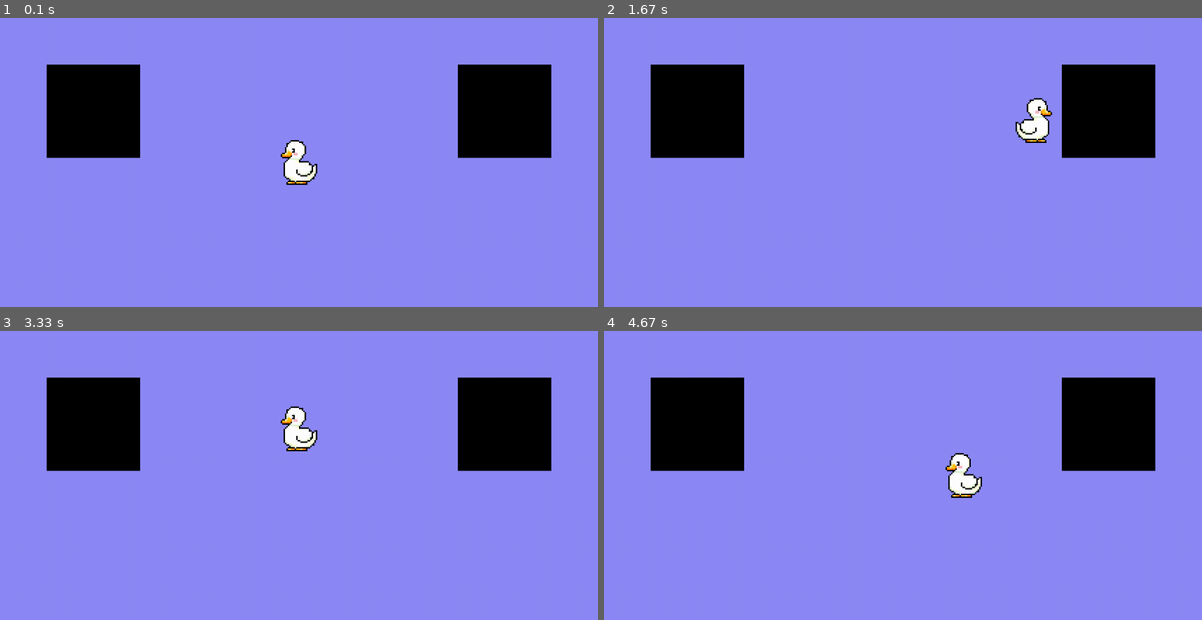
Above: before the commit, frames 1-4 (two rows, left to right).
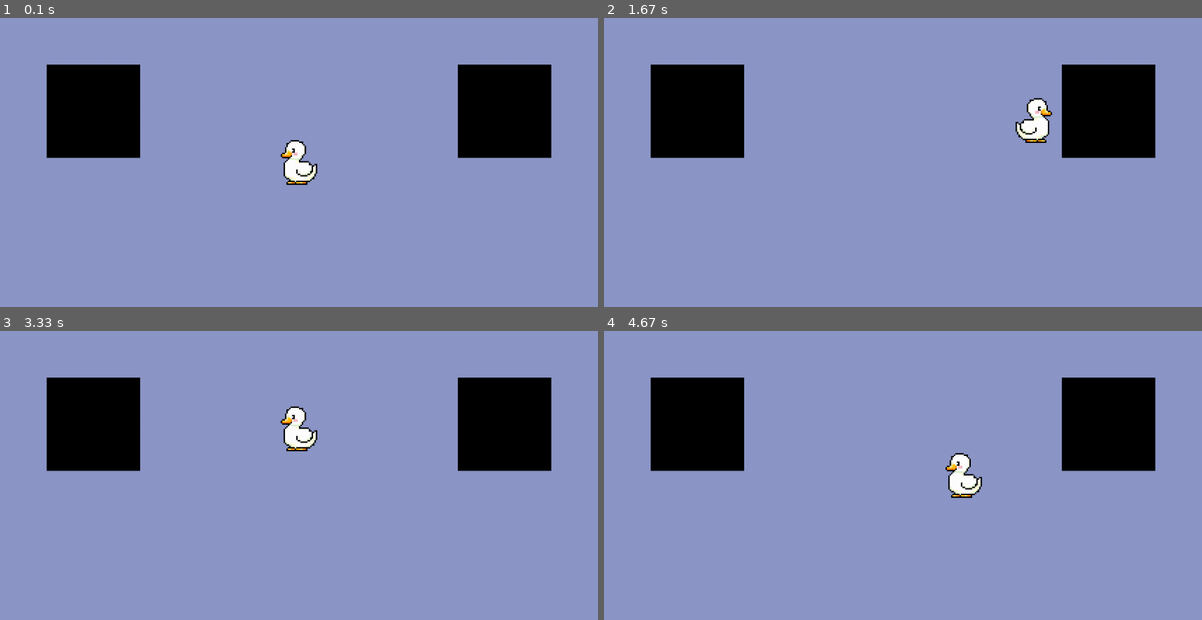
Above: after the commit, the same moments.

Repository: pinterroniaron/Pygame_minta
Game: pygame game, started from minta/main.py
Same seed, same stepped clock (60 frames per second), same inputs: the game is played once before the commit and once after it.
Inputs:
- Up to frame 1 (0.1 s): no input
- Up to frame 2 (1.67 s): hold Right 0.33-0.8 s; hold Up 0.83-1.13 s; hold Right 1.17-1.63 s
- Up to frame 3 (3.33 s): hold Left 1.67-2.2 s; hold Down 2.23-2.53 s; hold Left 2.57-2.97 s; hold Up from 3 s (still down)
- Up to frame 4 (4.67 s): release Up at 3.37 s; hold Right 3.4-4.03 s; hold Down 4.07-4.43 s; hold Left from 4.47 s (still down)

The runs differ from the first frame. In frame 1, 89% of the frame differs, in the area x 0-100%, y 0-100%; in frame 2, 89%; in frame 3, 89%; in frame 4, 89%.

Commit message:
háttér

Diff:
--- a/minta/main.py
+++ b/minta/main.py
@@ -19,7 +19,7 @@
 
 running = True
 while running:
-    screen.fill((140, 137, 246))
+    screen.fill((140, 150, 200))
     for event in pygame.event.get():
         if event.type == pygame.QUIT:
             running = False
